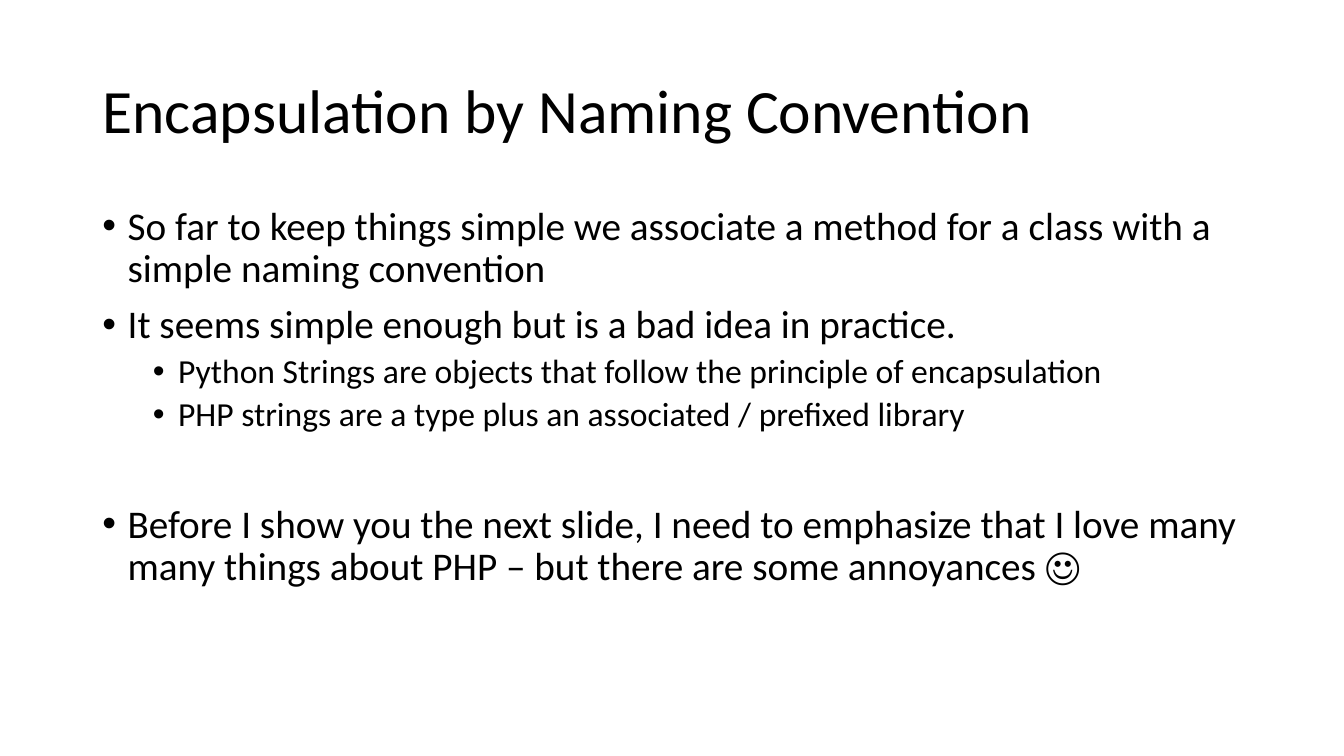
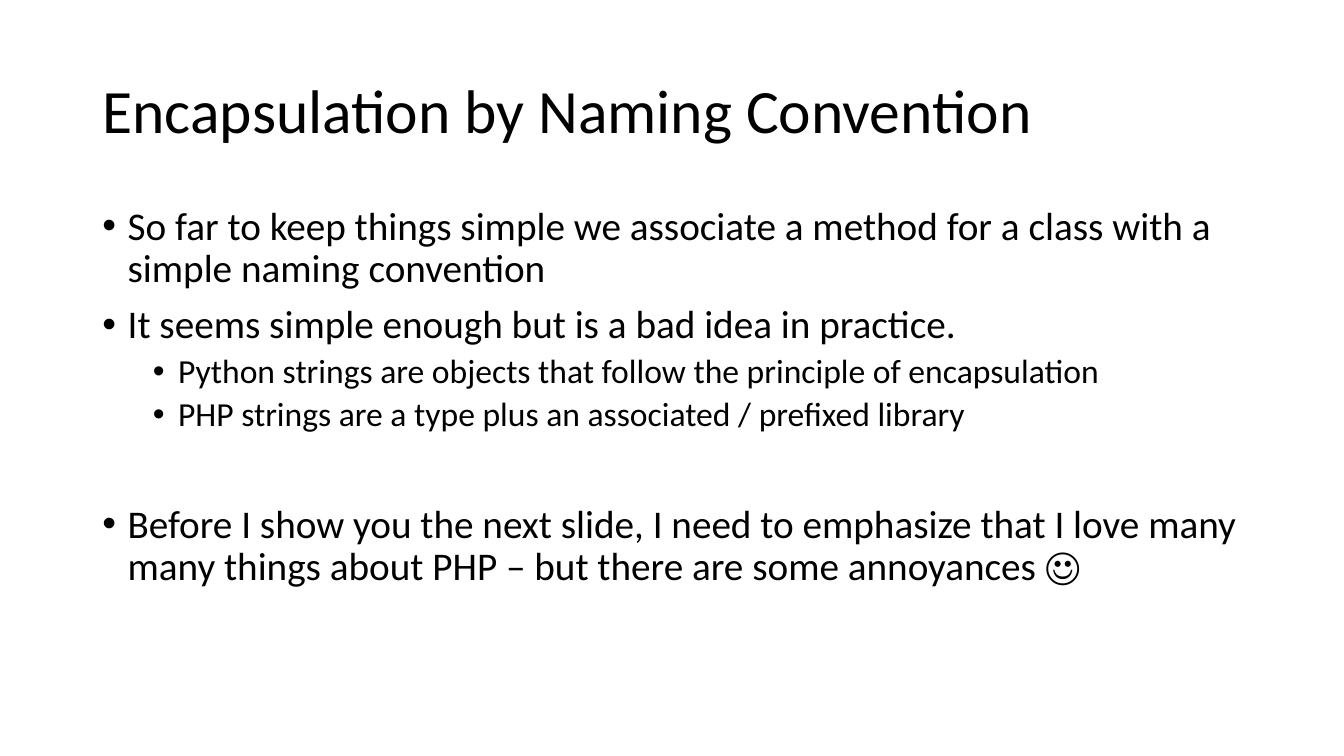
Before and after one commit to csev/cc4e, a slide deck: slide 3 of lectures/CC-04-Maps.pptx. Drawn at 1344x756 pixels with LibreOffice and Linux fonts; fonts in the diff are those of the drawing. Boxes give left, top, right and bottom in pixels: in the first picture for what was removed or moved away, otherwise in the second. Text is boxed around its words. In the diff, an @@ line names an element or a change of style, - is before the commit and + after.

```diff
--- a/lectures/CC-04-Maps.pptx
+++ b/lectures/CC-04-Maps.pptx
@@ text at bbox=[178, 359, 1098, 389]: text changed @@
-  • Python Strings are objects that follow the principle of encapsulation
+  • Python strings are objects that follow the principle of encapsulation
```
Also in this commit, not shown: 17 other slides changed, 1 slide removed.
